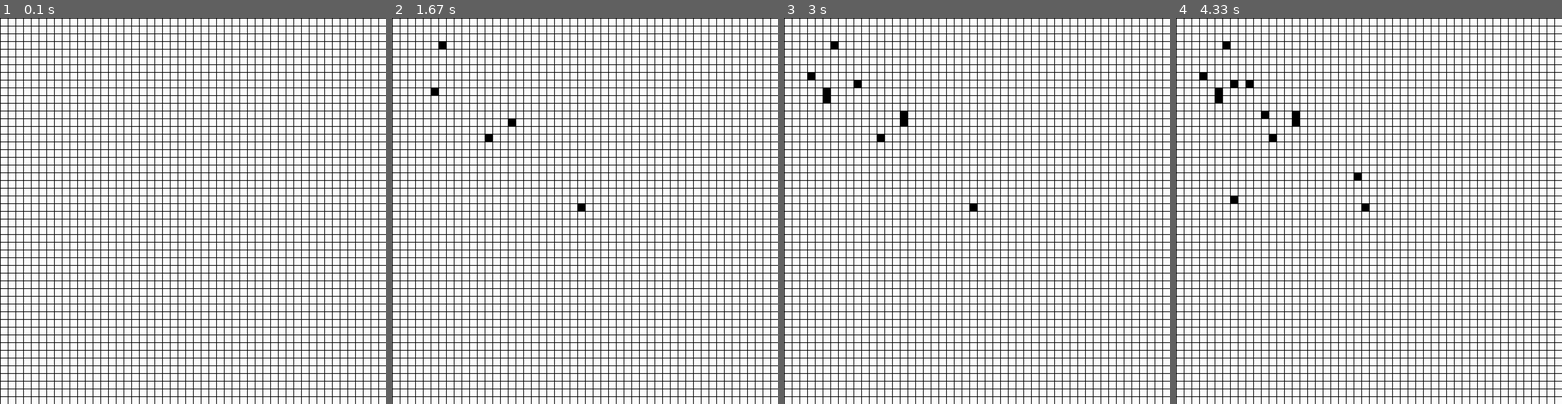
Above: before the commit, frames 1-4 (left to right).
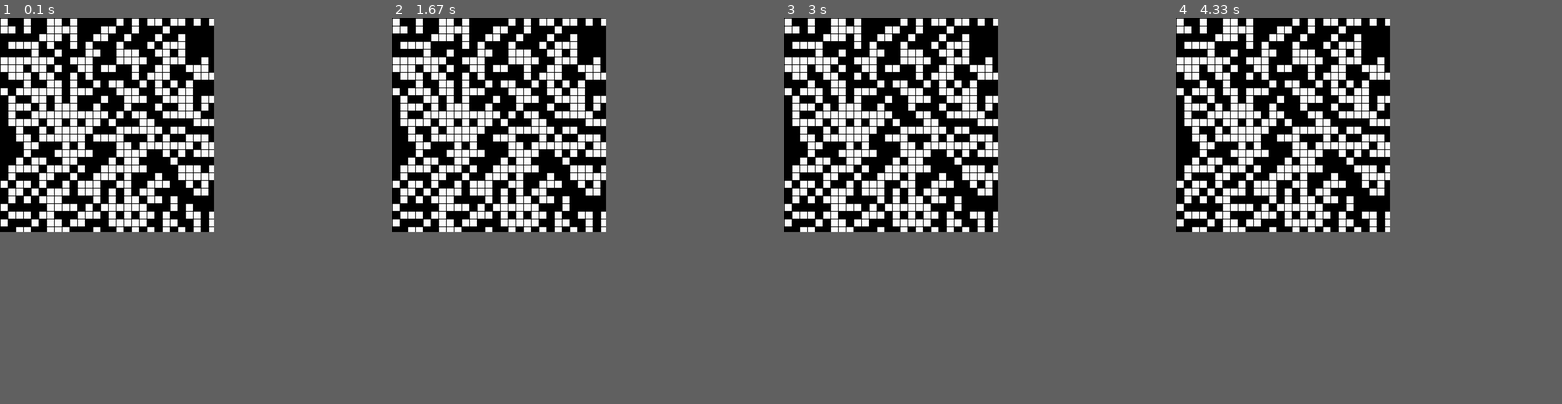
Above: after the commit, the same moments.

Repository: anthfgreco/conways-game-of-life-pygame
Game: pygame game, started from test.py
Two runs of this game, one before a commit and one after it. Both use one fixed random seed, a clock stepped at 60 frames per second and the inputs below.
Inputs (mouse positions are in pixels of both pictures, inside the frame that each line leads up to):
- Up to frame 1 (0.1 s): no input
- Up to frame 2 (1.67 s): click (492, 133) at 0.38 s; click (430, 91) at 0.72 s; click (442, 45) at 1.05 s; press the mouse at (442, 45) at 1.37 s; move the mouse to (511, 126) at 1.47 s; release the mouse at (581, 203) at 1.6 s
- Up to frame 3 (3 s): click (861, 79) at 1.72 s; click (811, 75) at 2.05 s; click (822, 99) at 2.38 s; click (899, 114) at 2.72 s
- Up to frame 4 (4.33 s): click (1357, 172) at 3.05 s; click (1237, 83) at 3.38 s; click (1260, 118) at 3.72 s; click (1233, 199) at 4.05 s
In our replay, the window is 900x900 before the commit and 499x499 after it. These sizes can differ from the game's own. Grey fills any space a smaller window leaves; there, only what the larger window draws over its background counts as a difference.

The runs differ from the first frame. In frame 1, 28% of the frame differs, in the area x 0-100%, y 0-100%; in frame 2, 28%; in frame 3, 28%; in frame 4, 28%.

Commit message:
New changes

Diff:
--- a/test.py
+++ b/test.py
@@ -1,4 +1,5 @@
 import pygame
+import random
 
 # Define some colors
 BLACK = (0, 0, 0)
@@ -8,7 +9,7 @@
 
 TILELENGTH = 20
 MARGIN = 2
-WINDOWLENGTH = 1100
+WINDOWLENGTH = 610
 
 # Create a 2 dimensional array. A two dimensional
 # array is simply a list of lists.
@@ -16,17 +17,16 @@
 for row in range(WINDOWLENGTH // TILELENGTH):
     grid.append([])
     for column in range(WINDOWLENGTH // TILELENGTH):
-        grid[row].append(0)
+        grid[row].append(random.randint(0,1))
 
 # Initialize pygame
 pygame.init()
 
 # Set the HEIGHT and WIDTH of the screen
-WINDOW_SIZE = [WINDOWLENGTH, WINDOWLENGTH]
-screen = pygame.display.set_mode(WINDOW_SIZE)
+screen = pygame.display.set_mode([WINDOWLENGTH, WINDOWLENGTH])
 
 # Set title of screen
-pygame.display.set_caption("Array Backed Grid")
+pygame.display.set_caption("Conway's Game of Life")
 
 # Loop until the user clicks the close button.
 done = False
@@ -35,15 +35,17 @@
 clock = pygame.time.Clock()
 mouseDown = False
 
+def calculateAliveAround(grid, x, y):
+    #return (grid[y][x])
+    pass
+
 # -------- Main Program Loop -----------
 while not done:
     for event in pygame.event.get():  # User did something
         if event.type == pygame.QUIT:
             done = True
         elif event.type == pygame.MOUSEBUTTONDOWN:
-            # User clicks the mouse. Get the position
             mouseDown = True
-            # Change the x/y screen coordinates to grid coordinates
         elif event.type == pygame.MOUSEBUTTONUP:
             mouseDown = False
 
@@ -71,6 +73,8 @@
                               TILELENGTH,
                               TILELENGTH])
 
+            print(calculateAliveAround(grid, row, column))
+
     # Limit to 60 frames per second
     clock.tick(60)
 
